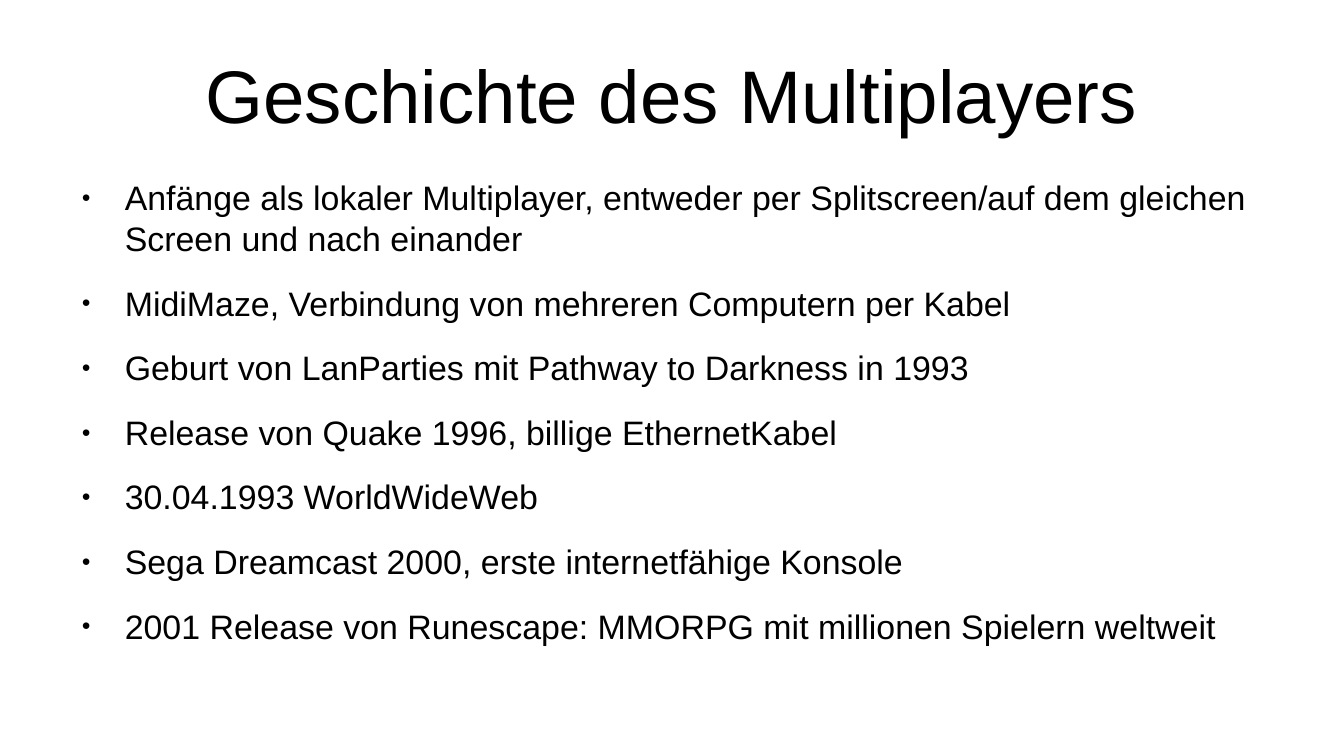
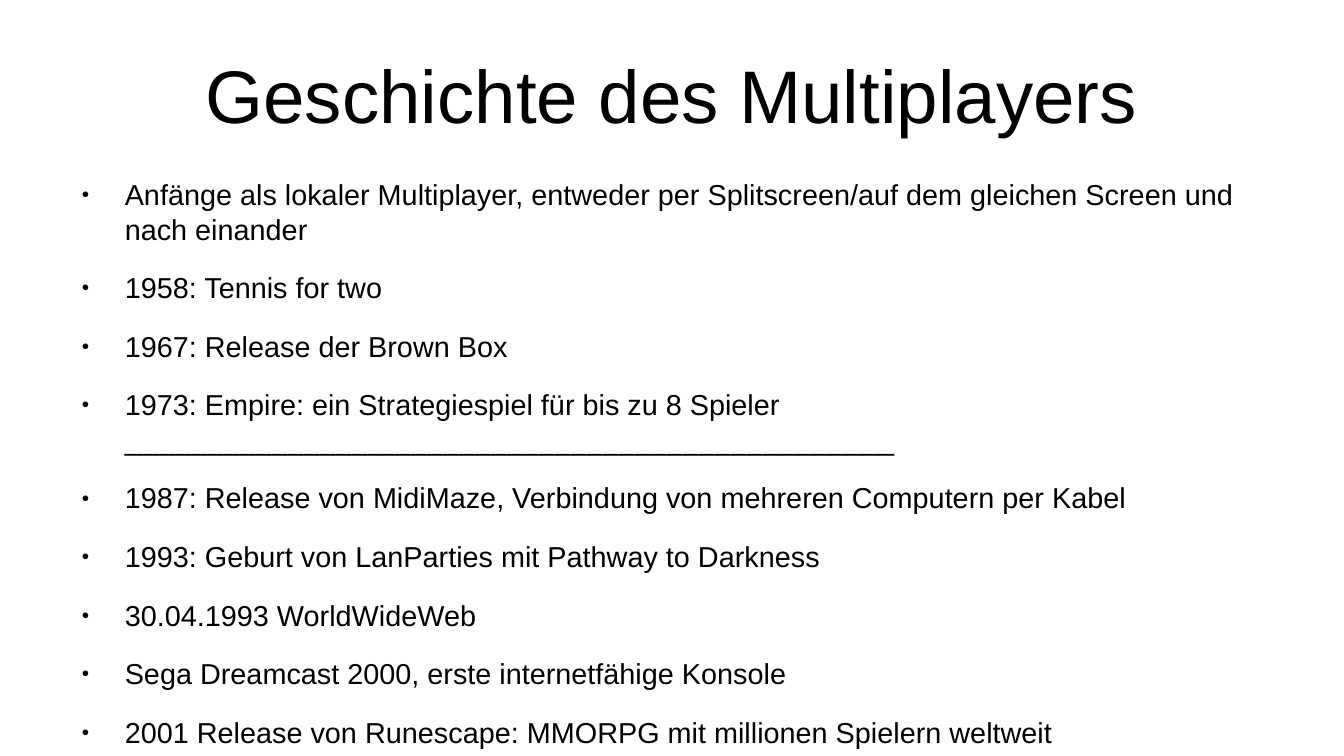
Before and after one commit to Aureumignis/UniStuff, a slide deck: slide 7 of WISE2020/HTiESD/HTiEDS_Praesentation.odp (slide 6 before the commit). Drawn at 1344x756 pixels with LibreOffice and Linux fonts; fonts in the diff are those of the drawing. Boxes give left, top, right and bottom in pixels: in the first picture for what was removed or moved away, otherwise in the second. Text is boxed around its words. In the diff, an @@ line names an element or a change of style, - is before the commit and + after.

```diff
--- a/WISE2020/HTiESD/HTiEDS_Praesentation.odp
+++ b/WISE2020/HTiESD/HTiEDS_Praesentation.odp
@@ text at [125,184,1233,748]: size 20 to 17 pt in "Anfänge als lokaler Multiplayer, entweder per Splitscreen/au ...", "30.04.1993 WorldWideWeb", "Sega Dreamcast 2000, erste internetfähige Konsole", "2001 Release von Runescape: MMORPG mit millionen ..." @@
@@ text at [125,277,1126,572]: text changed; size 20 to 17 pt @@
-● MidiMaze, Verbindung von mehreren Computern per Kabel
-● Geburt von LanParties mit Pathway to Darkness in 1993
-● Release von Quake 1996, billige EthernetKabel
+● 1958: Tennis for two
+● 1967: Release der Brown Box
+● 1973: Empire: ein Strategiespiel für bis zu 8 Spieler
+  ________________________________________________
+● 1987: Release von MidiMaze, Verbindung von mehreren Computern per Kabel
+● 1993: Geburt von LanParties mit Pathway to Darkness
```
Also in this commit, not shown: 2 slides added, 1 other file.
